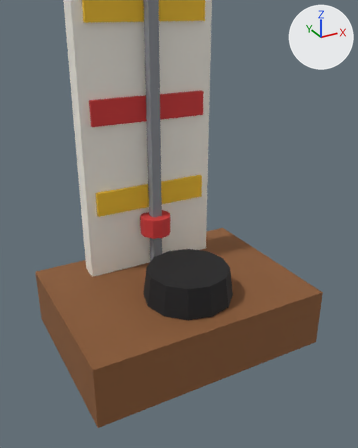
Before and after pictures for a commit that changed the glTF model assets/models/strength_tester.glb.
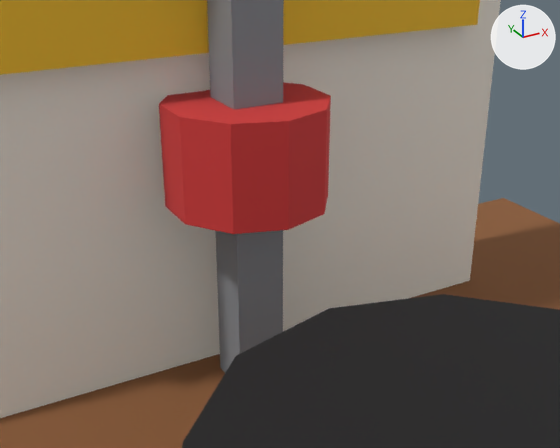
There are two pictures of each version: one from a 50 mm lens placed at (-1.052, -1.97, 1.604), pointed at (0.108, 0.14, 0.549), one close up from a 50 mm lens placed at (-0.311, -0.43, 0.783), pointed at (0.014, 0.161, 0.487). The lights are fixed; the arrows at upper right show +X, +Y and +Z. The older version's two pictures come first. Where no turn or scale is listed for an object, it has been applied to the vertices.

In view in the first close-up: 'base_fair_deck', 'board_fair_white', 'pad_bumper_rubber', 'puck_fair_red', 'rail_fair_steel', 'scale_fair_yellow'.
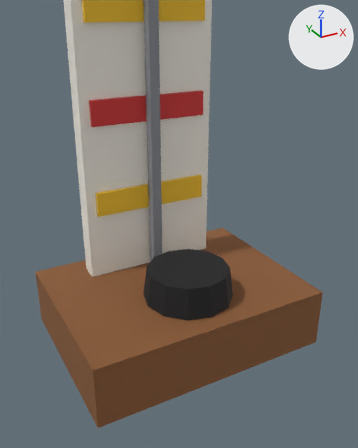
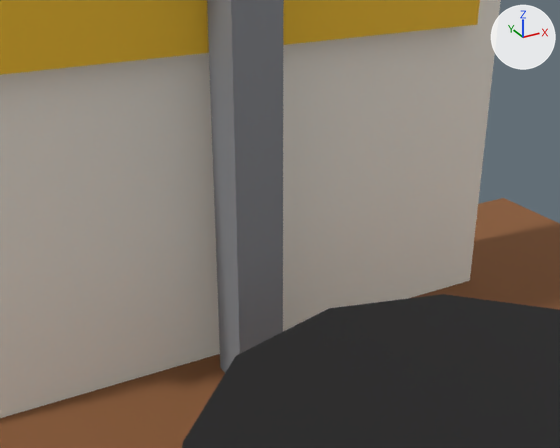
Location of each change, [x1, y1, x2, y2] in pixels of the close-ups (560 x 448 px):
'puck_fair_red', deleted (red): before [159, 82, 331, 234]

The change, as a list of edits to the scene's bpy script:
```text
Remove ob_puck_fair_red:
    ob_puck_fair_red = bpy.data.objects.new('puck_fair_red', me_mesh_9)
    ob_puck_fair_red.location = (0.0, 0.0, 0.0)
```
